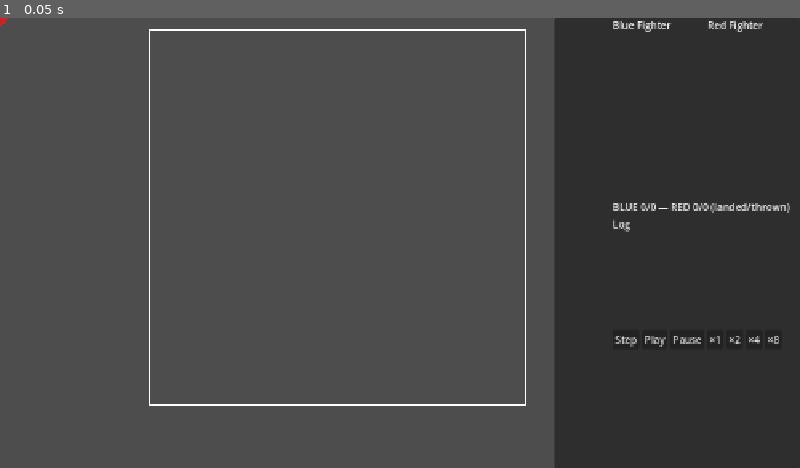
Above: before the commit, frame 1.
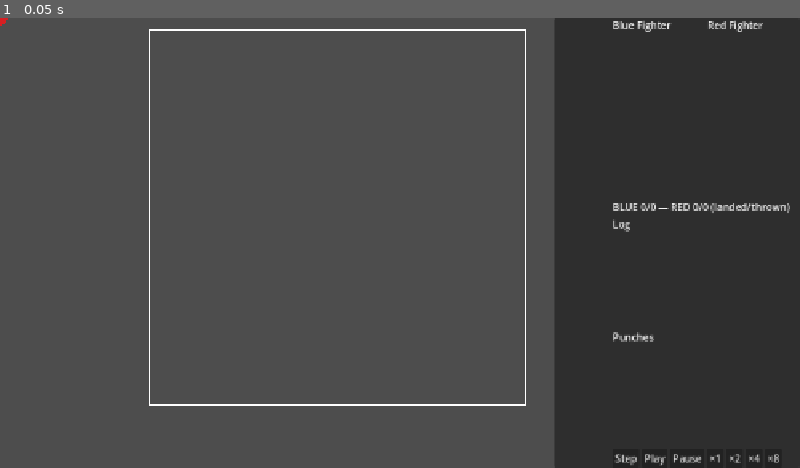
Above: after the commit, the same moment.

Repository: emeene/boxingsim-debugger
Game: Godot game, scene res://scenes/Main.tscn
Two runs of this game, one before a commit and one after it. Both use one fixed random seed, a clock stepped at 60 frames per second and the inputs below.
Inputs:
- Up to frame 1 (0.05 s): no input

The runs differ from the first frame. In frame 1, 0.3% of the frame differs, in the area x 76-98%, y 69-100%.

Commit message:
mass commit claude-loop

Diff:
--- a/boxing-debugging/scenes/DebugPanel.gd
+++ b/boxing-debugging/scenes/DebugPanel.gd
@@ -11,6 +11,12 @@
 
 # Newest tick first — the log reads as a stack, capped so it can't grow unbounded
 var _log_lines: PackedStringArray = []
+
+# Punch-only log (owner request 2026-07-12): the tick log drowns punches in movement
+# noise. This one gets a line ONLY on impact ticks — offense is non-null exactly once
+# per punch — so a whole round reads as a compact punch-by-punch account.
+var _punch_log_lines: PackedStringArray = []
+var _punch_log: RichTextLabel
 
 # Punch stats, counted client-side from the per-tick offense verdicts (offense is non-null
 # exactly once per punch, on its impact tick). [thrown, landed] per fighter.
@@ -39,10 +45,23 @@
 	_punch_stats_label.text = "BLUE 0/0 — RED 0/0 (landed/thrown)"
 	$VBoxContainer.add_child(_punch_stats_label)
 	$VBoxContainer.move_child(_punch_stats_label, 1) # right under the buttons
+	# Punch log, right under the tick log (built in code, same trick)
+	var punch_header := Label.new()
+	punch_header.text = "Punches"
+	_punch_log = RichTextLabel.new()
+	_punch_log.custom_minimum_size = Vector2(0, 150)
+	_punch_log.size_flags_vertical = Control.SIZE_EXPAND_FILL
+	$VBoxContainer.add_child(punch_header)
+	$VBoxContainer.add_child(_punch_log)
+	var after_tick_log := $VBoxContainer/TickLog.get_index() + 1
+	$VBoxContainer.move_child(punch_header, after_tick_log)
+	$VBoxContainer.move_child(_punch_log, after_tick_log + 1)
 
 func _on_tick(payload: Dictionary) -> void:
 	_count_punches("f1", payload["f1"])
 	_count_punches("f2", payload["f2"])
+	_log_punch(payload, "BLUE", payload["f1"])
+	_log_punch(payload, "RED",  payload["f2"])
 	# .get() defaults so an older backend payload without round fields still parses
 	_punch_stats_label.text = "R%s [%s]  BLUE %d/%d — RED %d/%d (landed/thrown)" % [
 		str(payload.get("roundNumber", 0)), str(payload.get("status", "?")),
@@ -74,6 +93,28 @@
 		_punch_counts[key][0] += 1
 		if offense["landed"]:
 			_punch_counts[key][1] += 1
+
+# One clean line per punch, on its impact tick only: round, tick, corner, punch, verdict.
+# On the impact tick the snapshot's action IS the committed punch (the phase machine
+# flips to RECOVERY the same tick the verdict fires).
+func _log_punch(payload: Dictionary, corner: String, f: Dictionary) -> void:
+	var offense = f.get("offense")
+	if offense == null:
+		return
+	var verdict: String
+	if offense["landed"]:
+		verdict = "LANDED %.2f dmg" % offense["damage"]
+		# .get() so an older backend payload without the field still parses
+		if offense.get("knockdown", false):
+			verdict += " — KNOCKDOWN"
+	else:
+		verdict = "missed"
+	_punch_log_lines.insert(0, "[R%s t%d] %s %s — %s" % [
+		str(payload.get("roundNumber", 0)), payload["tick"], corner, str(f["action"]), verdict
+	])
+	if _punch_log_lines.size() > MAX_LOG_LINES:
+		_punch_log_lines.resize(MAX_LOG_LINES)
+	_punch_log.text = "\n".join(_punch_log_lines)
 
 # Committed action + phase, annotated with the punch verdict on the tick it resolved
 # (offense is null otherwise — with the phase machine that is the IMPACT tick)
--- a/boxing-debugging/scenes/Fighter.gd
+++ b/boxing-debugging/scenes/Fighter.gd
@@ -10,6 +10,7 @@
 var _health_fraction: float = 1.0
 var _stamina_fraction: float = 1.0
 var _phase: String = "READY"
+var _guard: String = ""
 
 func _draw() -> void:
 	# Phase tint (combat-timing Phase 1): yellow while a punch winds up (STARTUP),
@@ -19,6 +20,17 @@
 		"STARTUP":  draw_color = color.lerp(Color.YELLOW, 0.6)
 		"RECOVERY": draw_color = color.lerp(Color.DIM_GRAY, 0.6)
 	draw_circle(Vector2.ZERO, RADIUS, draw_color)
+	# Guard ring (combat-timing Phase 3, §4): a committed defense draws an outline —
+	# solid cyan for BLOCK, a side arc for a slip on the side the head moves to. Guards
+	# only appear during the rival's windup, so a flash of cyan against a yellow rival
+	# reads as "he saw it coming".
+	match _guard:
+		"BLOCK":
+			draw_arc(Vector2.ZERO, RADIUS + 3.0, 0.0, TAU, 32, Color.CYAN, 2.5)
+		"SLIP_LEFT":
+			draw_arc(Vector2.ZERO, RADIUS + 3.0, PI * 0.5, PI * 1.5, 16, Color.CYAN, 2.5)
+		"SLIP_RIGHT":
+			draw_arc(Vector2.ZERO, RADIUS + 3.0, -PI * 0.5, PI * 0.5, 16, Color.CYAN, 2.5)
 	# Health bar above the fighter: dark background, green→red fill as health drains
 	var bar_origin := Vector2(-BAR_WIDTH / 2.0, BAR_OFFSET_Y)
 	draw_rect(Rect2(bar_origin, Vector2(BAR_WIDTH, BAR_HEIGHT)), Color(0.15, 0.15, 0.15))
@@ -35,8 +47,9 @@
 	position = position.lerp(_target_position, delta / 0.1)
 	queue_redraw()
 
-func update_from_snapshot(x: float, y: float, health: float, stamina: float, phase: String) -> void:
+func update_from_snapshot(x: float, y: float, health: float, stamina: float, phase: String, guard = null) -> void:
 	_target_position = MatchState.to_screen(x, y)
 	_health_fraction = clampf(health / 100.0, 0.0, 1.0)
 	_stamina_fraction = clampf(stamina / 100.0, 0.0, 1.0)
 	_phase = phase
+	_guard = guard if guard != null else ""
--- a/boxing-debugging/scenes/Main.gd
+++ b/boxing-debugging/scenes/Main.gd
@@ -3,6 +3,11 @@
 # The fight's scheduled distance. Editable on the Main node in the Godot inspector, so a
 # quick 4-rounder for a smoke test needs no code change.
 @export_range(1, 15) var rounds: int = 12
+# The matchup, off the calibration tier ladder (Phase 0 gate: distinct stat profiles must
+# be watchable). Blue = tier1, red = tier2 — pick e.g. ELITE vs PRO from the inspector.
+@export_enum("AMATEUR", "PRO", "GOOD", "ELITE", "WORLD_CLASS", "HALL_OF_FAMER") var tier1: String = "GOOD"
+@export_enum("AMATEUR", "PRO", "GOOD", "ELITE", "WORLD_CLASS", "HALL_OF_FAMER") var tier2: String = "GOOD"
+@export_enum("FLYWEIGHT", "BANTAMWEIGHT", "FEATHERWEIGHT", "LIGHTWEIGHT", "WELTERWEIGHT", "MIDDLEWEIGHT", "LIGHT_HEAVYWEIGHT", "HEAVYWEIGHT") var weight_class: String = "MIDDLEWEIGHT"
 
 @onready var ring: Node2D = $Ring
 
@@ -10,7 +15,7 @@
 
 func _ready() -> void:
 	WebSocketClient.tick_received.connect(_on_tick)
-	MatchHttpClient.create_debug_match(rounds)
+	MatchHttpClient.create_debug_match(rounds, tier1, tier2, weight_class)
 	# Built in code so no .tscn edit is needed — shown once the payload reports ENDED
 	_ended_label = Label.new()
 	_ended_label.add_theme_font_size_override("font_size", 40)
--- a/boxing-debugging/scenes/Main.tscn
+++ b/boxing-debugging/scenes/Main.tscn
@@ -6,6 +6,8 @@
 
 [node name="Main" type="Node2D" unique_id=1190041581]
 script = ExtResource("1_rvslj")
+tier1 = "HALL_OF_FAMER"
+tier2 = "AMATEUR"
 
 [node name="Ring" parent="." unique_id=2104405360 instance=ExtResource("2_0bbpv")]
 
--- a/boxing-debugging/scenes/Ring.gd
+++ b/boxing-debugging/scenes/Ring.gd
@@ -10,5 +10,6 @@
 	draw_rect(Rect2(origin, Vector2(RING_SIZE, RING_SIZE)), Color.WHITE, false, 2.0)
 
 func update(snapshot: Dictionary) -> void:
-	f1.update_from_snapshot(snapshot["f1"]["x"], snapshot["f1"]["y"], snapshot["f1"]["health"], snapshot["f1"]["stamina"], snapshot["f1"].get("phase", "READY"))
-	f2.update_from_snapshot(snapshot["f2"]["x"], snapshot["f2"]["y"], snapshot["f2"]["health"], snapshot["f2"]["stamina"], snapshot["f2"].get("phase", "READY"))
+	# guard is null unless a defense is committed (combat-timing §4); old payloads lack the key
+	f1.update_from_snapshot(snapshot["f1"]["x"], snapshot["f1"]["y"], snapshot["f1"]["health"], snapshot["f1"]["stamina"], snapshot["f1"].get("phase", "READY"), snapshot["f1"].get("guard"))
+	f2.update_from_snapshot(snapshot["f2"]["x"], snapshot["f2"]["y"], snapshot["f2"]["health"], snapshot["f2"]["stamina"], snapshot["f2"].get("phase", "READY"), snapshot["f2"].get("guard"))
--- a/boxing-debugging/scripts/MatchHttpClient.gd
+++ b/boxing-debugging/scripts/MatchHttpClient.gd
@@ -18,8 +18,9 @@
 	add_child(_http)
 	_http.request_completed.connect(_on_request_completed)
 
-func create_debug_match(rounds: int = 12) -> void:
-	_http.request(BASE_URL + "/api/match?debug=true&rounds=%d" % rounds, [], HTTPClient.METHOD_POST, "")
+func create_debug_match(rounds: int = 12, tier1: String = "GOOD", tier2: String = "GOOD", weight_class: String = "MIDDLEWEIGHT") -> void:
+	var url := BASE_URL + "/api/match?debug=true&rounds=%d&tier1=%s&tier2=%s&weight=%s" % [rounds, tier1, tier2, weight_class]
+	_http.request(url, [], HTTPClient.METHOD_POST, "")
 
 func _on_request_completed(result: int, response_code: int, _headers: PackedStringArray, body: PackedByteArray) -> void:
 	if result != HTTPRequest.RESULT_SUCCESS or response_code != 200:
